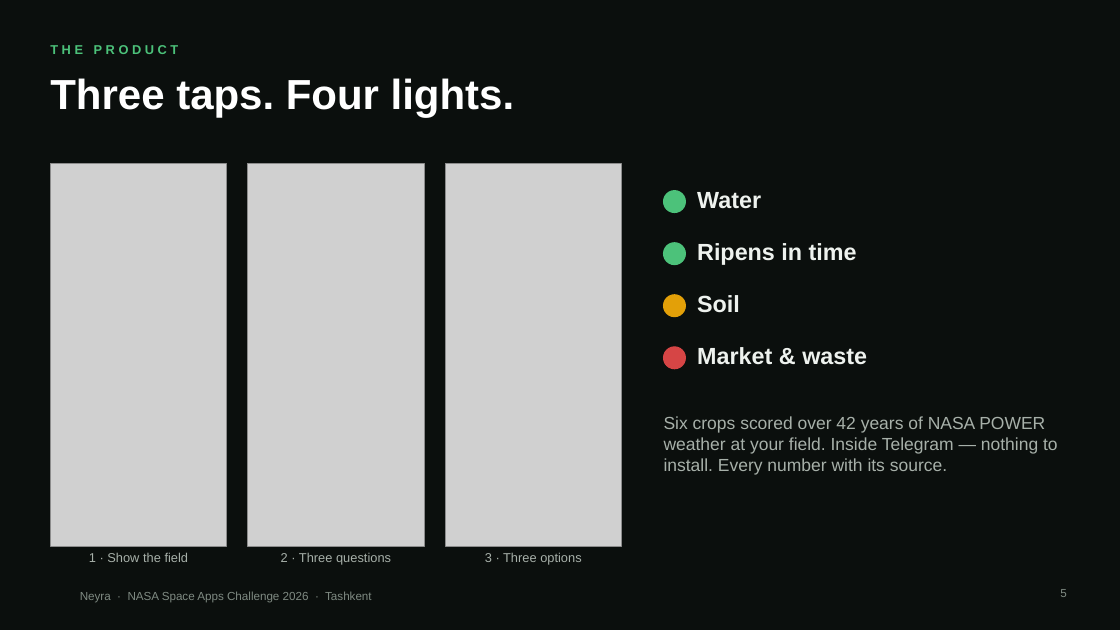
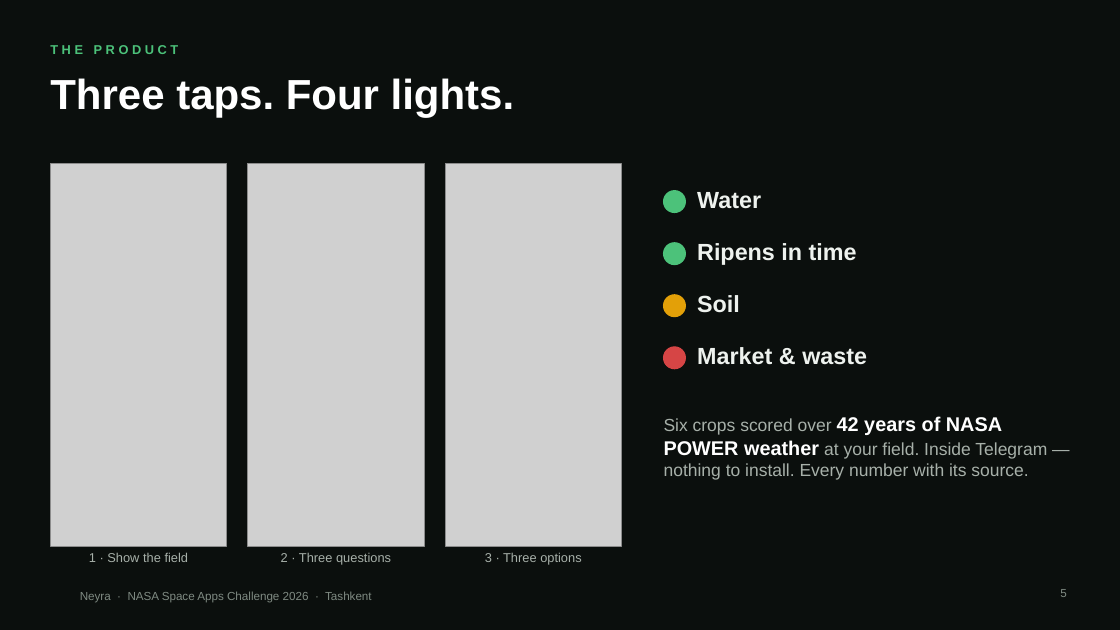
Before and after one commit to davlatshoh-bakhtiyorov/ulugbekcrewnasa, a slide deck: slide 5 of docs/demo/Neyra-pitch.pptx. Drawn at 1120x630 pixels with LibreOffice and Linux fonts; fonts in the diff are those of the drawing; grey boxes stand for pictures; background and template pictures are left out. Boxes give left, top, right and bottom in pixels: in the first picture for what was removed or moved away, otherwise in the second. Text is boxed around its words. In the diff, an @@ line names an element or a change of style, - is before the commit and + after.

```diff
--- a/docs/demo/Neyra-pitch.pptx
+++ b/docs/demo/Neyra-pitch.pptx
@@ text "Six crops scored over 42 ..." at [664,416,1047,480]: size 15 to 17 pt, text colour #A7B0A9 to #FFFFFF, bold on in "42 years of NASA POWER weather" @@
```
Also in this commit, not shown: 12 other files.
